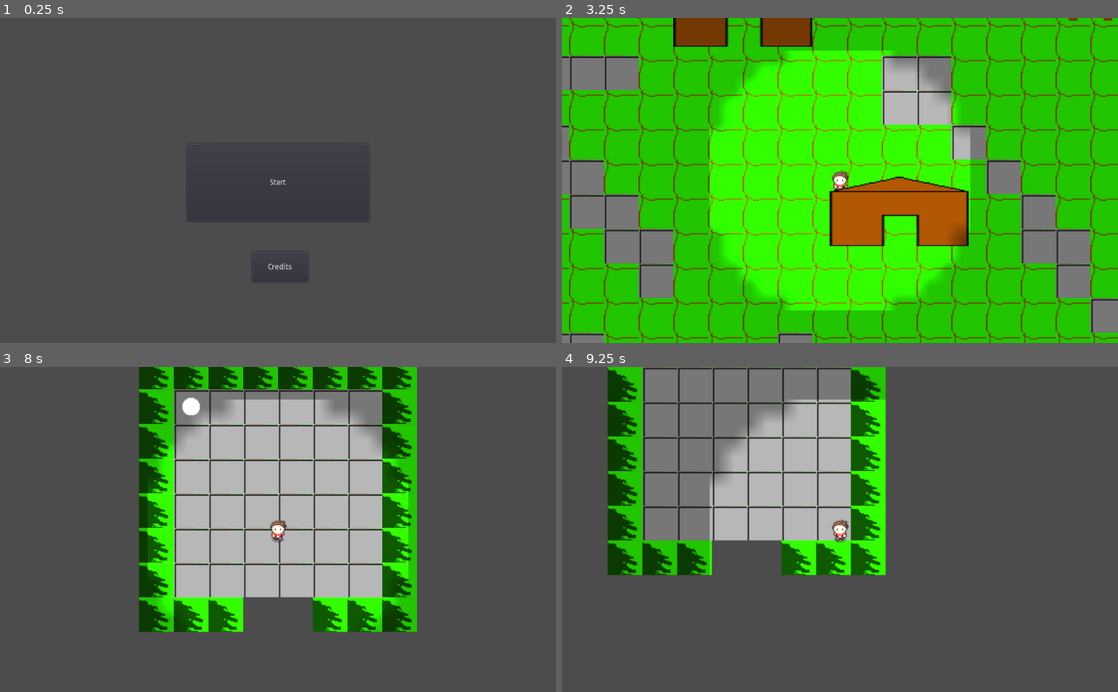
Above: before the commit, frames 1-4 (two rows, left to right).
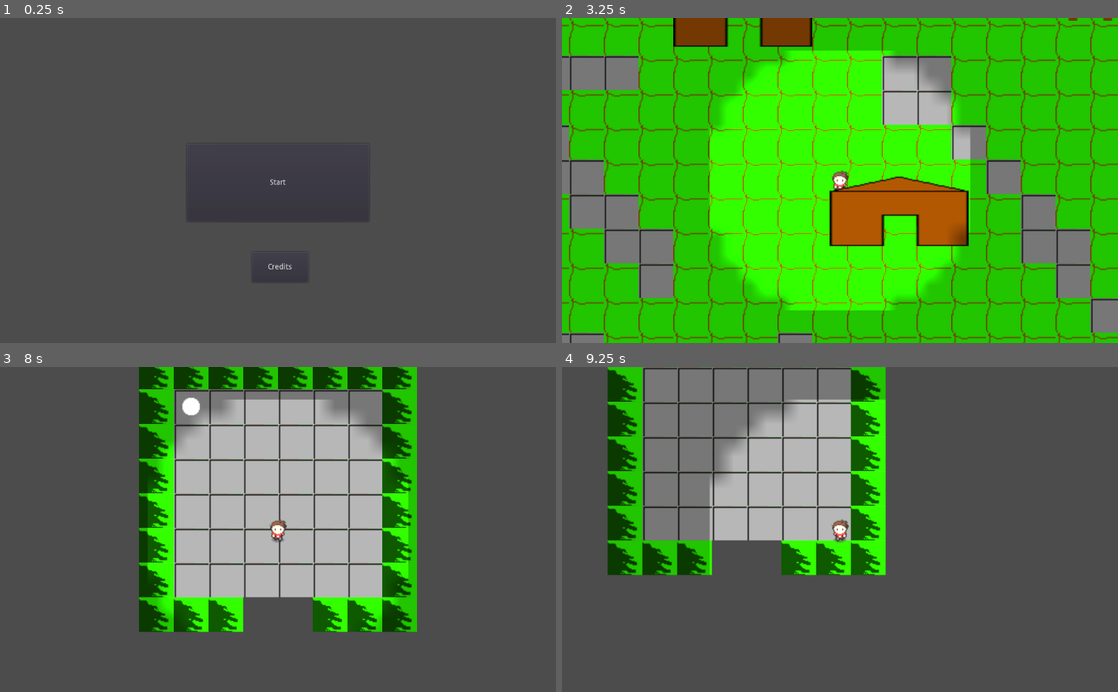
Above: after the commit, the same moments.

Repository: HaywardMorihara/2021AprGameJam
Game: Godot game, scene res://menu/MainMenu.tscn
Same seed, same stepped clock (60 frames per second), same inputs: the game is played once before the commit and once after it.
Inputs (mouse positions are in pixels of both pictures, inside the frame that each line leads up to):
- Up to frame 1 (0.25 s): no input
- Up to frame 2 (3.25 s): click "Start" at 0.5 s; tap Enter at 1.25 s; move the mouse to (962, 164) at 1.27 s; hold D (right) 1.28-2.03 s; tap Space (check_watch) at 1.35, 2, 2.85 s; move the mouse to (728, 196) at 2.02 s; hold S (down) 2.03-2.78 s; click (728, 196) at 2.1 s; move the mouse to (895, 109) at 2.77 s; hold D (right) from 2.78 s (still down)
- Up to frame 3 (8 s): move the mouse to (250, 594) at 3.52 s; release D (right) at 3.53 s; hold W (up) 3.53-4.28 s; click (250, 594) at 3.6 s; tap Enter at 4.25 s; move the mouse to (444, 578) at 4.27 s; hold A (left) 4.28-5.78 s; tap Space (check_watch) at 4.35, 5.85, 7.35 s; move the mouse to (111, 480) at 5.02 s; click (111, 480) at 5.1 s; move the mouse to (305, 529) at 5.77 s; hold S (down) 5.78-6.53 s; move the mouse to (194, 448) at 6.52 s; hold D (right) 6.53-7.28 s; click (194, 448) at 6.6 s; move the mouse to (400, 513) at 7.27 s; hold W (up) from 7.28 s (still down)
- Up to frame 4 (9.25 s): move the mouse to (728, 545) at 8.02 s; release W (up) at 8.03 s; hold D (right) 8.03-8.78 s; click (728, 545) at 8.1 s; move the mouse to (895, 458) at 8.77 s; hold S (down) from 8.78 s (still down); tap Space (check_watch) at 8.85 s

The runs differ from the first frame. In frame 2, 5.6% of the frame differs, in the area x 0-100%, y 0-100%; in frame 3, 1.1%; in frame 4, less than 0.1%.

Commit message:
another opt attempt - pixel snap

Diff:
--- a/player/Player.gd
+++ b/player/Player.gd
@@ -40,7 +40,6 @@
 		if velocity.y < 0:
 			pass
 		else:
-			print("moving down")
 			$PlayerAnimation.animation = "moving_down"
 
 
--- a/player/Player.tscn
+++ b/player/Player.tscn
@@ -59,6 +59,7 @@
 [node name="Camera2D" type="Camera2D" parent="."]
 current = true
 zoom = Vector2( 0.5, 0.5 )
+process_mode = 0
 
 [node name="Light2D" type="Light2D" parent="."]
 scale = Vector2( 15, 15 )
--- a/project.godot
+++ b/project.godot
@@ -60,6 +60,7 @@
 [rendering]
 
 quality/driver/driver_name="GLES2"
+quality/2d/use_pixel_snap=true
 vram_compression/import_etc=true
 vram_compression/import_etc2=false
 environment/default_environment="res://default_env.tres"
